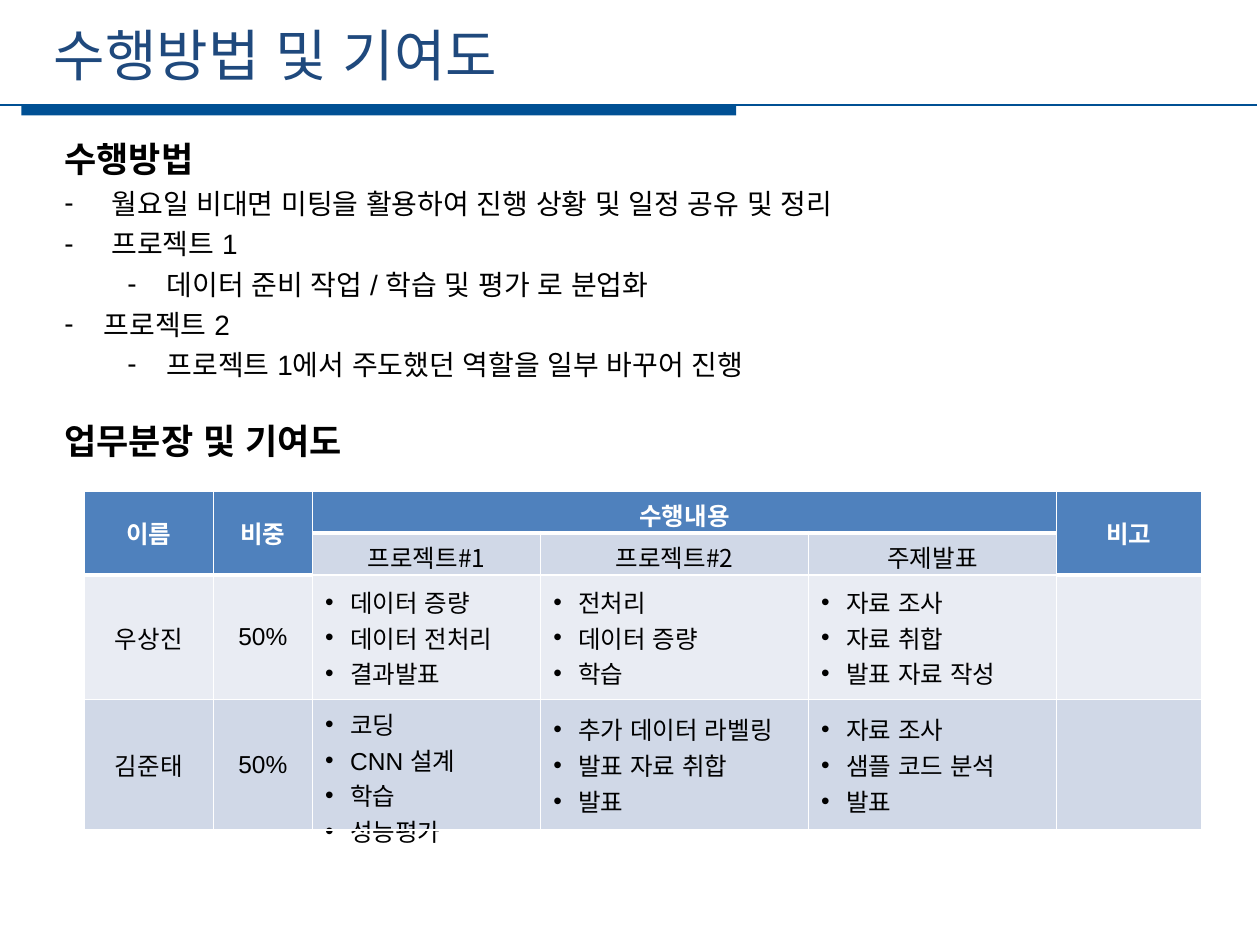
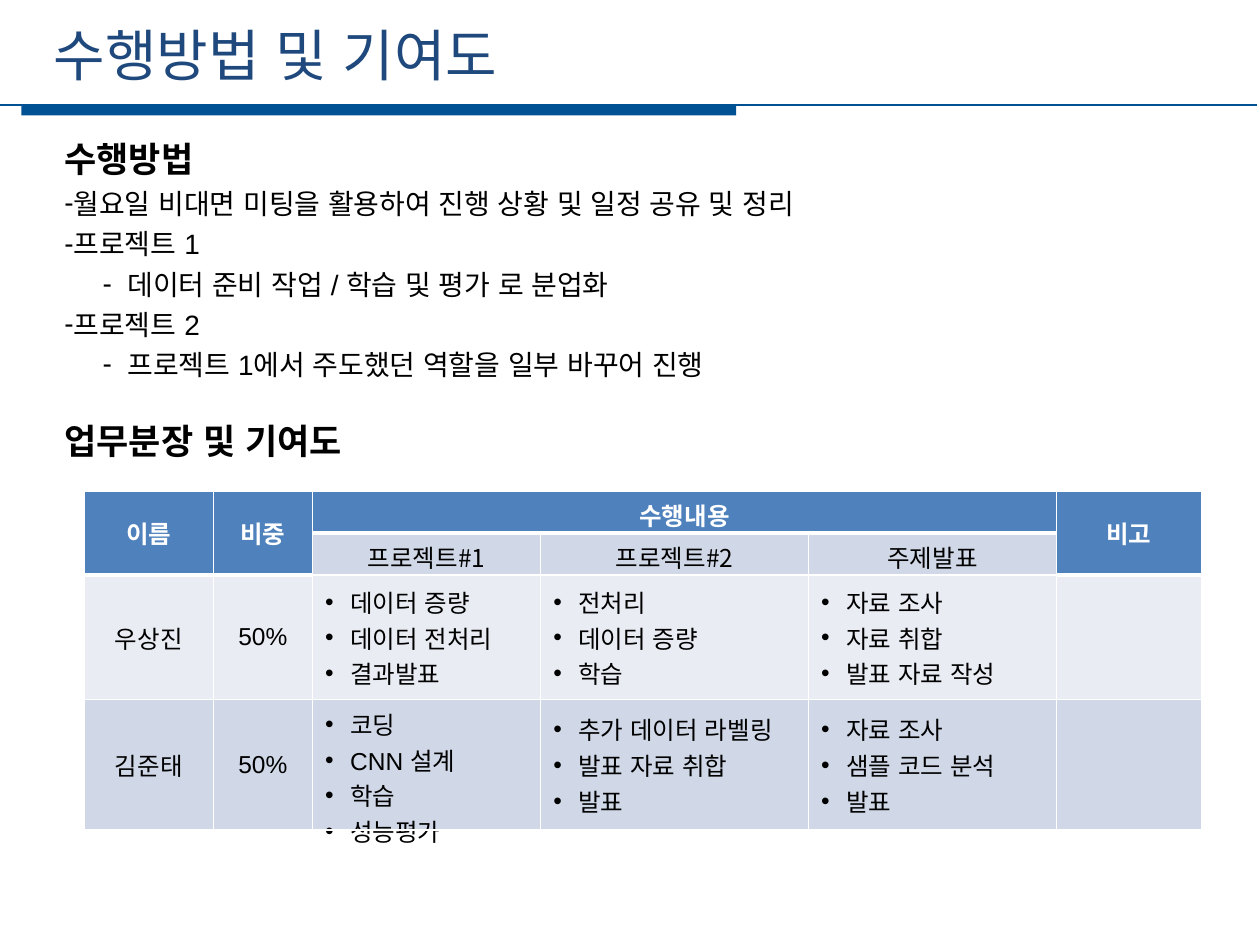
Before and after one commit to jun4879/cbnu_22_1_capstone, a slide deck: slide 2 of final_project/최종 발표/캡스톤 기말 프로젝트 21-6조.pptx. Drawn at 1260x945 pixels with LibreOffice and Linux fonts; fonts in the diff are those of the drawing. Boxes give left, top, right and bottom in pixels: in the first picture for what was removed or moved away, otherwise in the second. Text is boxed around its words. In the diff, an @@ line names an element or a change of style, - is before the commit and + after.

```diff
--- a/final_project/최종 발표/캡스톤 기말 프로젝트 21-6조.pptx
+++ b/final_project/최종 발표/캡스톤 기말 프로젝트 21-6조.pptx
@@ text at <box>74,190,793,378</box>: indent changed; list level 2 to 3 in "데이터 준비 작업 / 학습 ..."; list level 2 to 3 in "프로젝트 1에서 주도했던 역할을 일부 ..." @@
```
Also in this commit, not shown: 4 other slides changed, 2 slides added, 28 other files.
